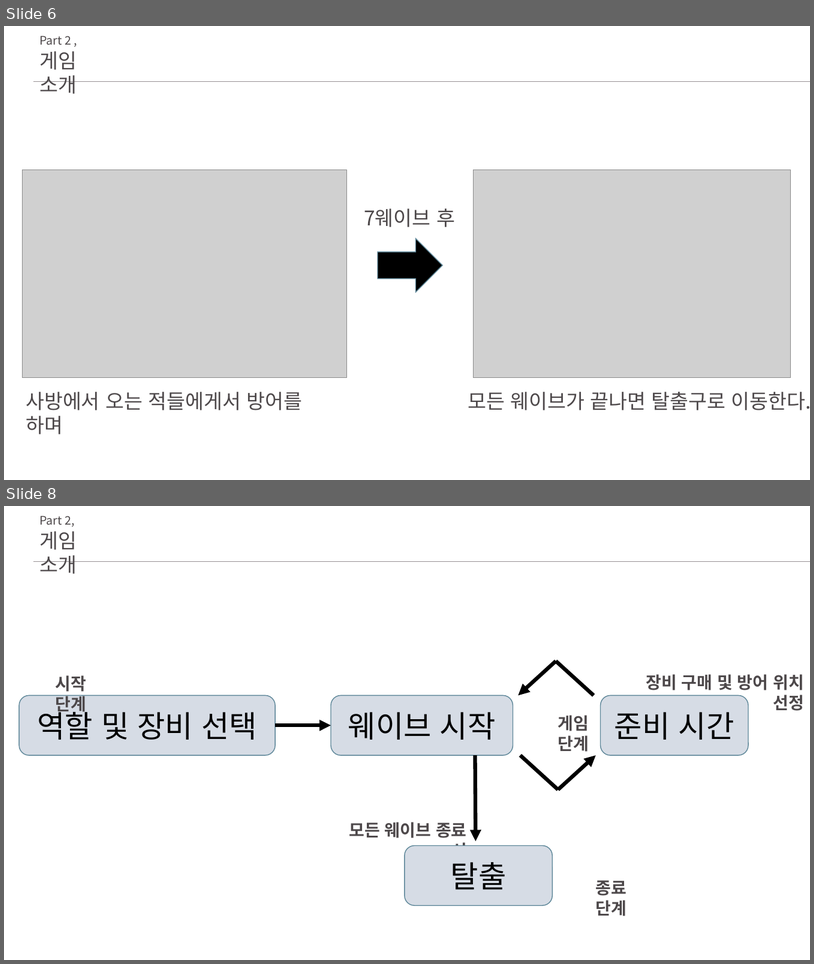
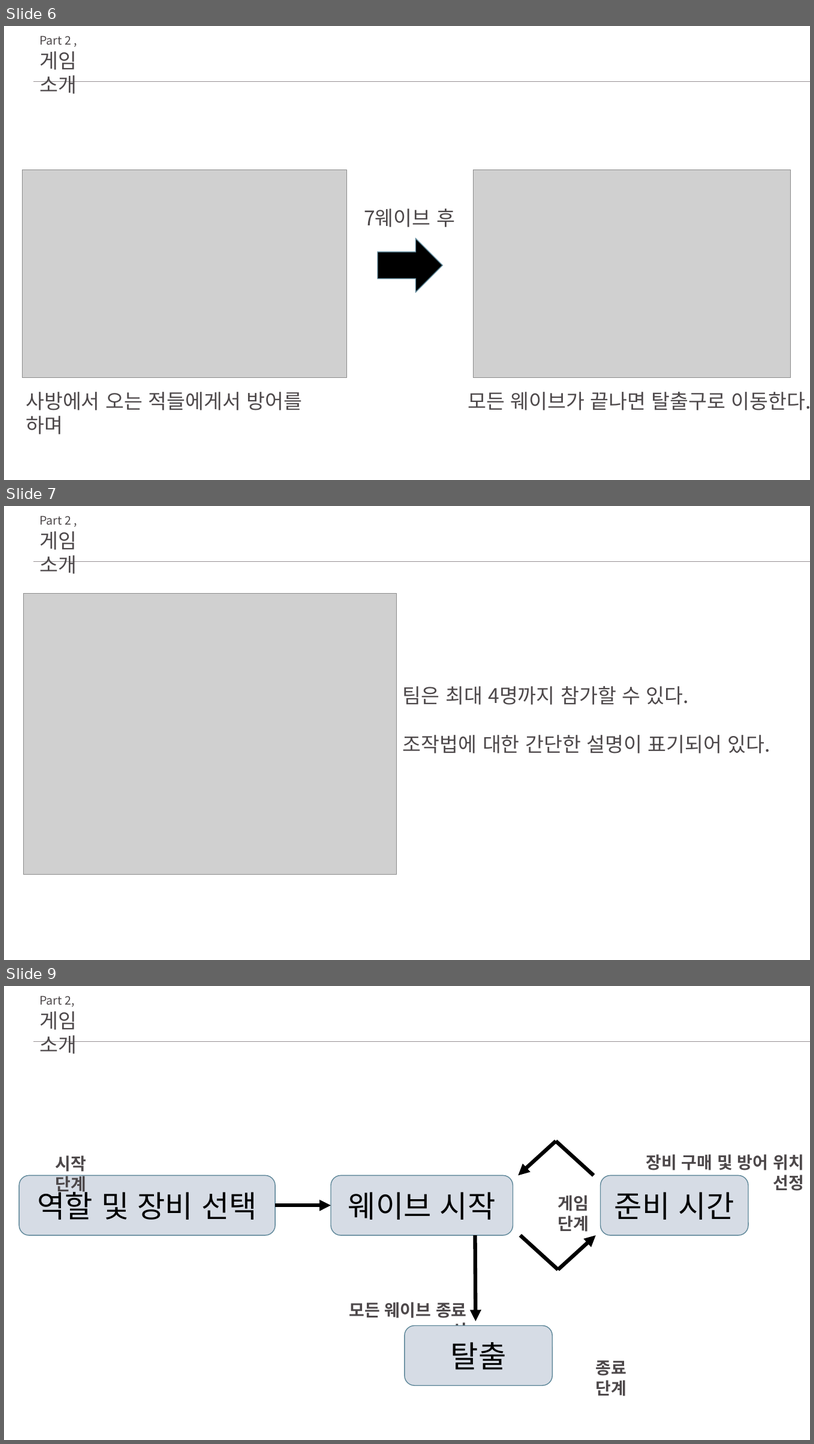
Before and after one commit to ghk01214/KPUFinalGame-deprecated-, a slide deck: docs/졸작 1.0.2.pptx. Shown one above the other, each under a label of ours: slides 6 and 8 before the commit, slides 6, 7 and 9 after it; the slides between them are not shown. The pictures are 814x964 and 814x1444 pixels, drawn with LibreOffice and Linux fonts; fonts in the diff are those of the drawing; grey boxes stand for pictures. Boxes give left, top, right and bottom in pixels: in the first picture for what was removed or moved away, otherwise in the second. Text is boxed around its words. In the diff, an @@ line names an element or a change of style, - is before the commit and + after.

```diff
--- a/docs/졸작 1.0.2.pptx
+++ b/docs/졸작 1.0.2.pptx
@@ slide 7 added at [4,506,810,960], background #FFFFFF @@
@@ text added at [39,516,71,525], 14 pt, text #4D484A @@
+Part 2 ,
@@ text added at [39,531,77,574], 24 pt, text #4D484A @@
+게임 소개
@@ line added from (33, 561) to (810, 561), #989194 0.5 pt @@
@@ picture added at [23,594,397,874] @@
@@ text added at [403,686,771,753], 24 pt, text #4D484A @@
+팀은 최대 4명까지 참가할 수 있다.
+조작법에 대한 간단한 설명이 표기되어 있다.
@@ what was slide 8 is now slide 9 @@
```
Also in this commit, not shown: 5 slides changed.
